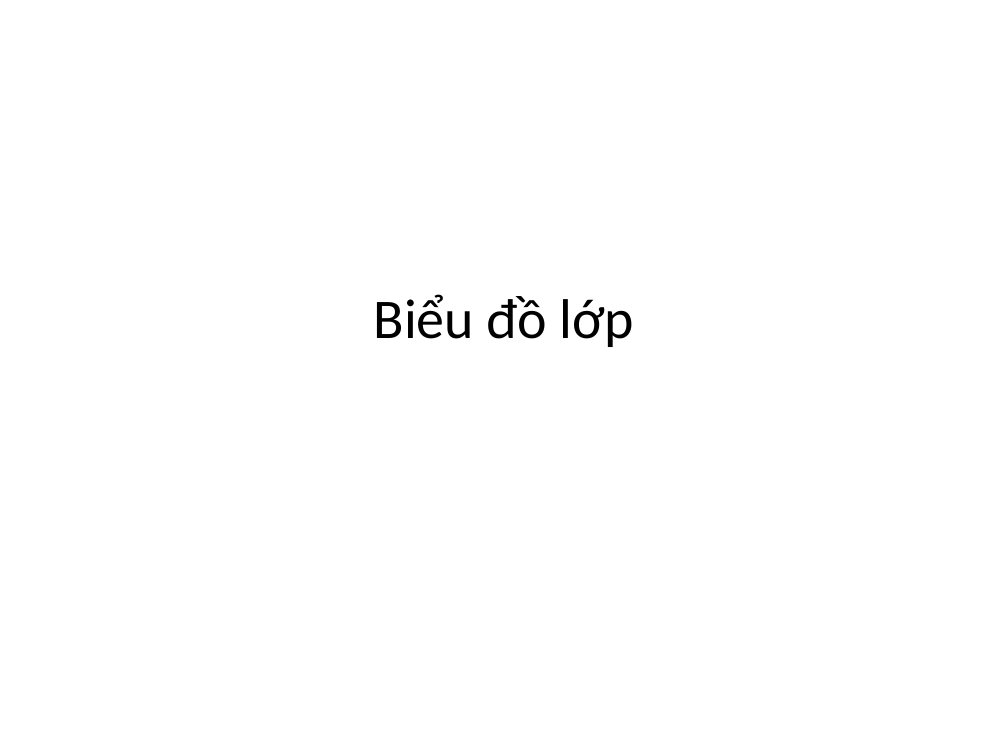
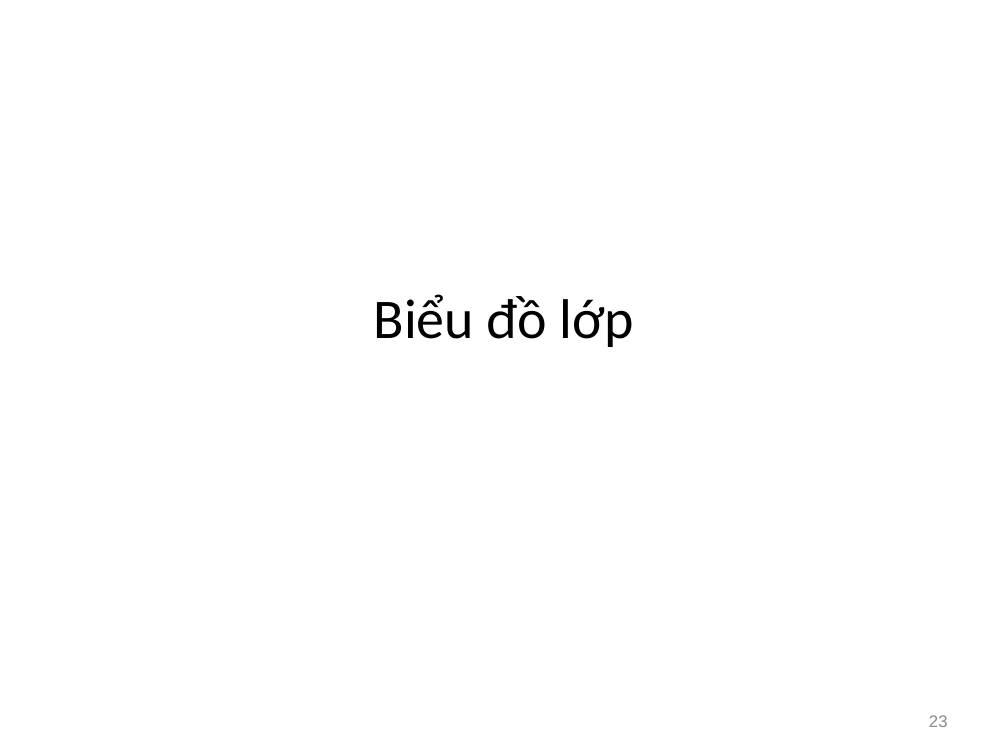
Before and after one commit to hoangtheky/PTTKHT, a slide deck: slide 23 of Slides/lec5_phan_tich_cau_truc.ppt. Drawn at 1008x756 pixels with LibreOffice and Linux fonts; fonts in the diff are those of the drawing. Boxes give left, top, right and bottom in pixels: in the first picture for what was removed or moved away, otherwise in the second. Text is boxed around its words. In the diff, an @@ line names an element or a change of style, - is before the commit and + after.

```diff
--- a/Slides/lec5_phan_tich_cau_truc.ppt
+++ b/Slides/lec5_phan_tich_cau_truc.ppt
@@ page number added at (929,715,948,727), 12 pt, text #898989 @@
+23
```
Also in this commit, not shown: 39 other slides changed, 3 slides added, 4 slides removed, 2 other files.
